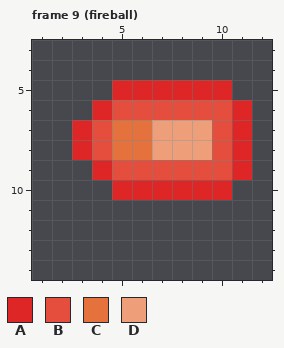
Edited in one commit: pixel-art file (frames.aseprite). The picture above is the old version.
16x16 pixels, 12 frames. Shown: frame 9 (fireball): x 1..12, y 3..14. The commit also changed other frames, which this record leaves out.
Palette (. is transparent): A #df2626  B #e54e3c  C #e5723c  D #ee9e79
The same view after the edit:
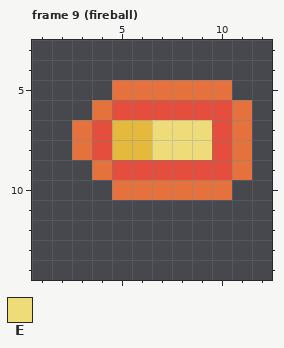
Colours new in this view: E #eedc79
Changes in this commit:
Colour A changes from #df2626 to #e5723c.
Colour C changes from #e5723c to #e5b93c.
Frame 9 (fireball):
Colour D gives way to colour E in rows 7 to 8 at x 7 to 9.
